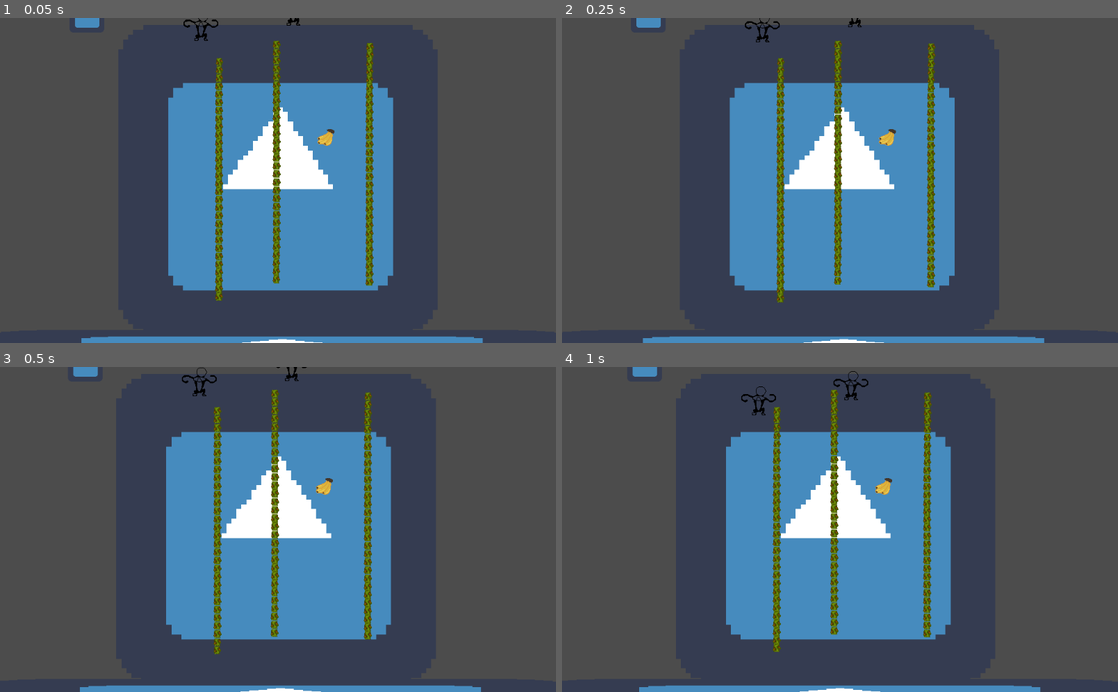
Above: before the commit, frames 1-4 (two rows, left to right).
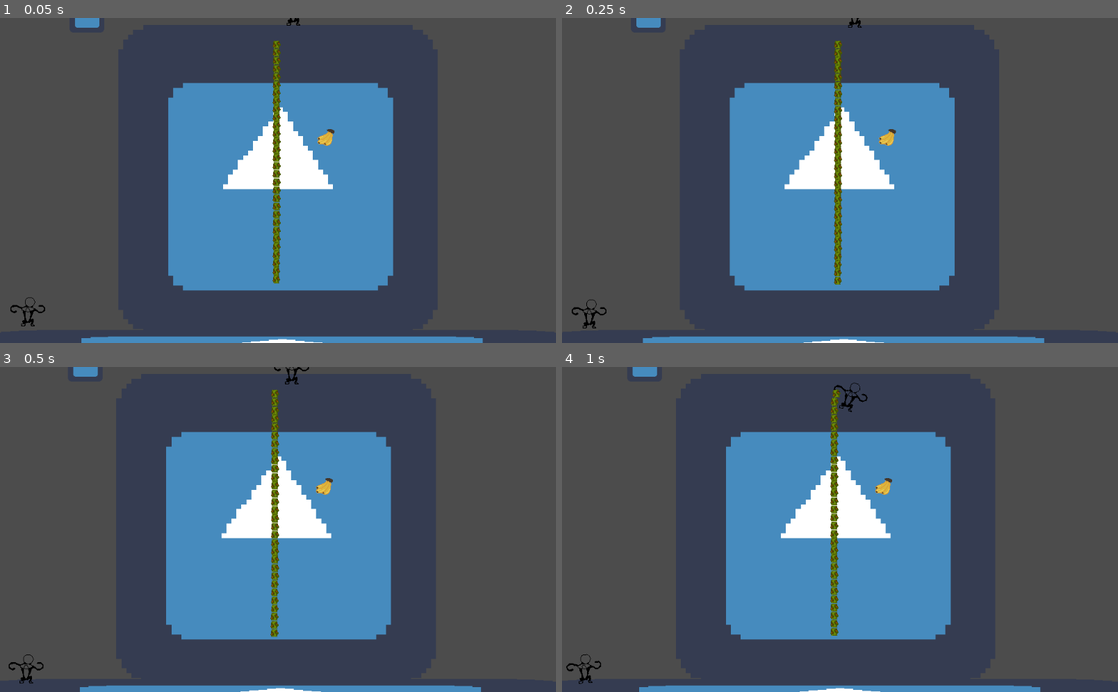
Above: after the commit, the same moments.

Repository: 2S-2-Semanas/gmtk2021
Game: Godot game, scene res://sandbox/SandboxScene.tscn
The game is run twice, just before and just after one commit, with the same random seed, the same clock (stepped at 60 frames per second) and the same inputs. The engine's default icon, where the game draws it, is replaced by a stand-in: a white triangle on a blue panel in a dark square.
Inputs:
- Up to frame 1 (0.05 s): no input
- Up to frame 2 (0.25 s): no input
- Up to frame 3 (0.5 s): no input
- Up to frame 4 (1 s): hold Right (ui_right) from 0.53 s (still down); hold Space (grab) from 0.53 s (still down)

The runs differ from the first frame. In frame 1, 2.1% of the frame differs, in the area x 1-68%, y 0-95%; in frame 2, 2.2%; in frame 3, 2.3%; in frame 4, 2.8%, in the area x 0-67%, y 1-98%.

Commit message:
better swing i guess

Diff:
--- a/liana/Liana.gd
+++ b/liana/Liana.gd
@@ -25,7 +25,7 @@
 
 		var joint = PinJoint2D.new()
 		joint.disable_collision = true
-		joint.bias = 1.0
+		joint.bias = 0.9
 		joint.softness = 0.4
 
 		joint.node_a = lastSegment.get_path()
--- a/monkey/Monkey.gd
+++ b/monkey/Monkey.gd
@@ -2,7 +2,8 @@
 
 class_name Monkey
 
-const IMPULSE := Vector2(700, 0)
+const IMPULSE := Vector2(1500, 150)
+const IMPULSE_AFTER_RELEASE := Vector2(300, -1000)
 
 var _left_pin_joint: PinJoint2D
 var _right_pin_joint: PinJoint2D
@@ -13,7 +14,7 @@
 var _liana_grabbed:= false
 
 var _direction := 0
-
+var _speed := 1
 
 func _init():
 	_init_left_pin_joint()
@@ -21,17 +22,24 @@
 
 
 func _physics_process(_delta):
-	if Input.is_action_just_pressed("ui_left"):
-		_direction -= 1
-	elif Input.is_action_just_pressed("ui_right"):
-		_direction += 1
+	if Input.is_action_pressed("ui_left"):
+		_direction = - _speed
+	elif Input.is_action_pressed("ui_right"):
+		_direction = _speed
 	else:
 		_direction = 0
 
-	if Input.is_action_just_released("grab"):
+	if (Input.is_action_just_released("grab")):
+		if(_liana_grabbed):
+			apply_impulse(Vector2.ZERO, Vector2(IMPULSE_AFTER_RELEASE.x * _direction, IMPULSE_AFTER_RELEASE.y))
 		_release_liana()
 	if (_liana_grabbed):
-		apply_impulse(Vector2.ZERO, IMPULSE * _direction)
+		var resulting_impulse = IMPULSE
+		resulting_impulse.x = IMPULSE.x * _direction *_delta
+		resulting_impulse.y = IMPULSE.y * _delta
+#		apply_impulse(Vector2.ZERO, resulting_impulse)
+		apply_impulse(Vector2.ZERO, resulting_impulse)
+#		apply_impulseVector2.ZERO, resulting_impulse)
 
 
 func _init_right_pin_joint():
--- a/monkey/Monkey.tscn
+++ b/monkey/Monkey.tscn
@@ -26,6 +26,7 @@
 
 [node name="Monkey" type="RigidBody2D"]
 mass = 6.0
+gravity_scale = 1.5
 script = ExtResource( 2 )
 
 [node name="RightArmPosition2D" type="Position2D" parent="."]
--- a/sandbox/SandboxScene.tscn
+++ b/sandbox/SandboxScene.tscn
@@ -35,13 +35,7 @@
 position = Vector2( 544.286, -17.9413 )
 
 [node name="Monkey2" parent="." instance=ExtResource( 1 )]
-position = Vector2( 374.723, 10.1984 )
-
-[node name="Liana" parent="." instance=ExtResource( 5 )]
-position = Vector2( 407.944, 61.6606 )
-
-[node name="Liana2" parent="." instance=ExtResource( 5 )]
-position = Vector2( 685.029, 34.3089 )
+position = Vector2( 55.6937, 536.88 )
 
 [node name="Liana3" parent="." instance=ExtResource( 5 )]
 position = Vector2( 513.783, 29.552 )
